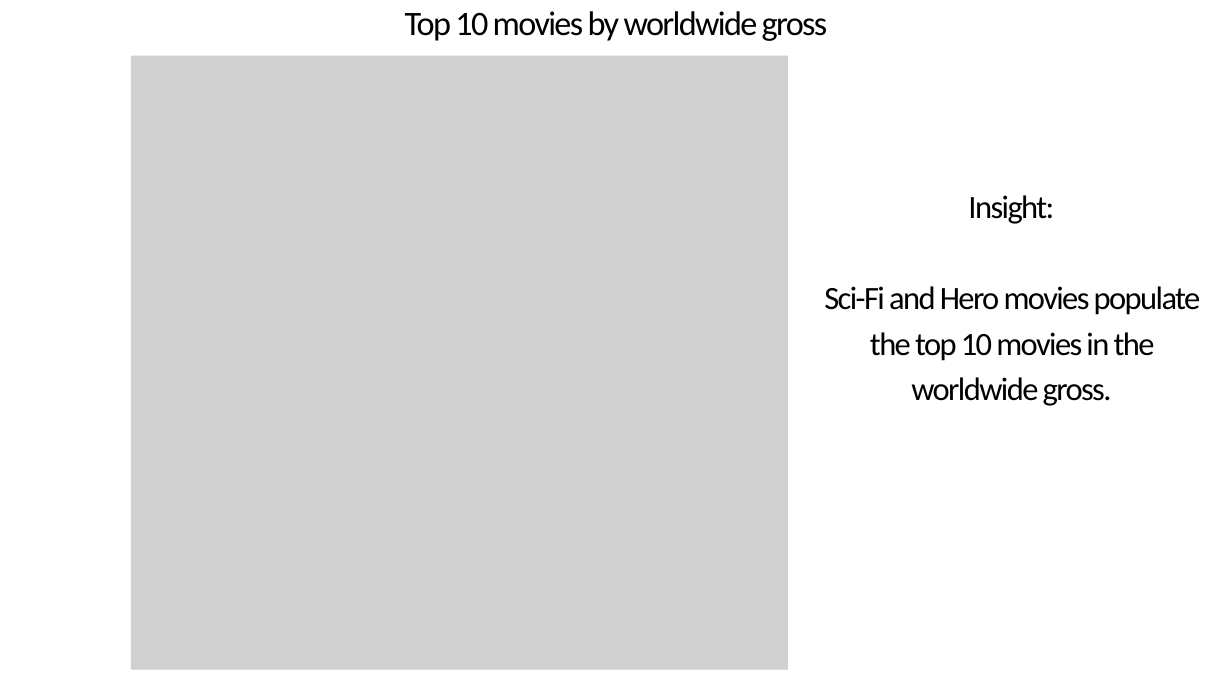
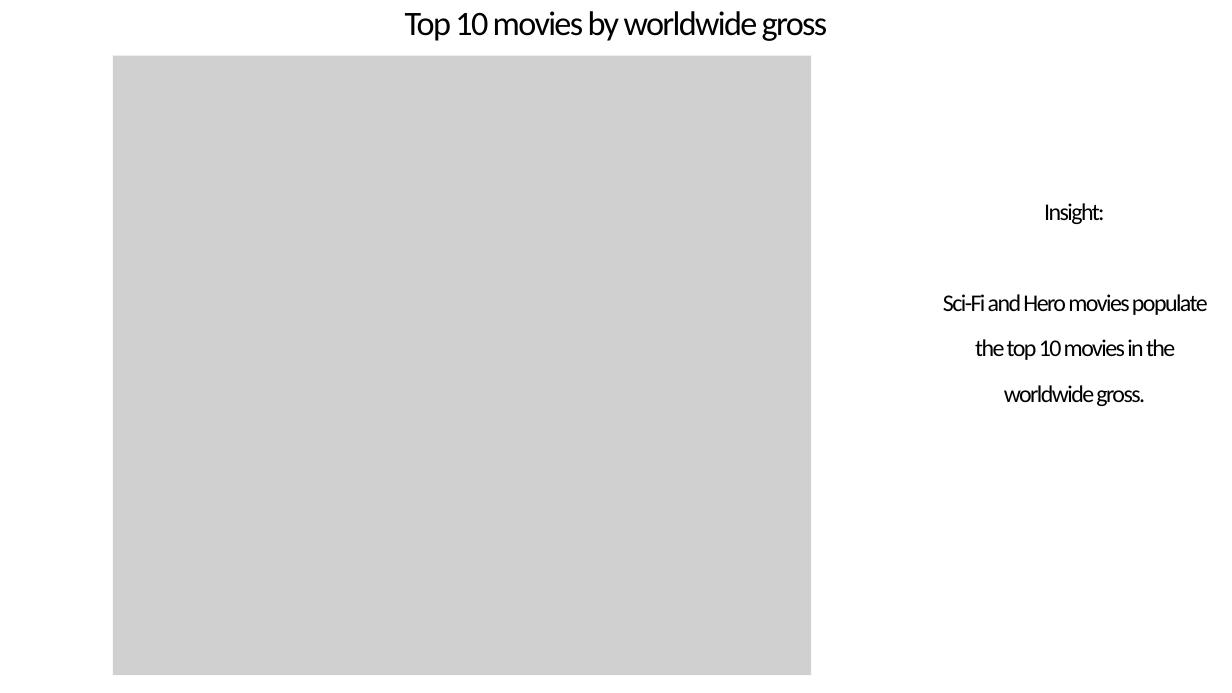
Before and after one commit to Benbellah-Owino/dsc-phase-2-project-group3, a slide deck: slide 8 of GROUP 3 -KARU Phase 2 Project.pptx. Drawn at 1232x693 pixels with LibreOffice and Linux fonts; fonts in the diff are those of the drawing; grey boxes stand for pictures. Boxes give left, top, right and bottom in pixels: in the first picture for what was removed or moved away, otherwise in the second. Text is boxed around its words. In the diff, an @@ line names an element or a change of style, - is before the commit and + after.

```diff
--- a/GROUP 3 -KARU Phase 2 Project.pptx
+++ b/GROUP 3 -KARU Phase 2 Project.pptx
@@ picture: place and size @@
-picture at <box>131,55,787,670</box>
+picture at <box>113,55,811,675</box>
@@ text "Insight:": place and size @@
-text "Insight:" at <box>824,195,1201,406</box>
+text "Insight:" at <box>943,203,1208,406</box>
@@ text "Insight:" at <box>943,203,1208,406</box>: size 38 to 28 pt @@
```
Also in this commit, not shown: 3 other slides changed.
